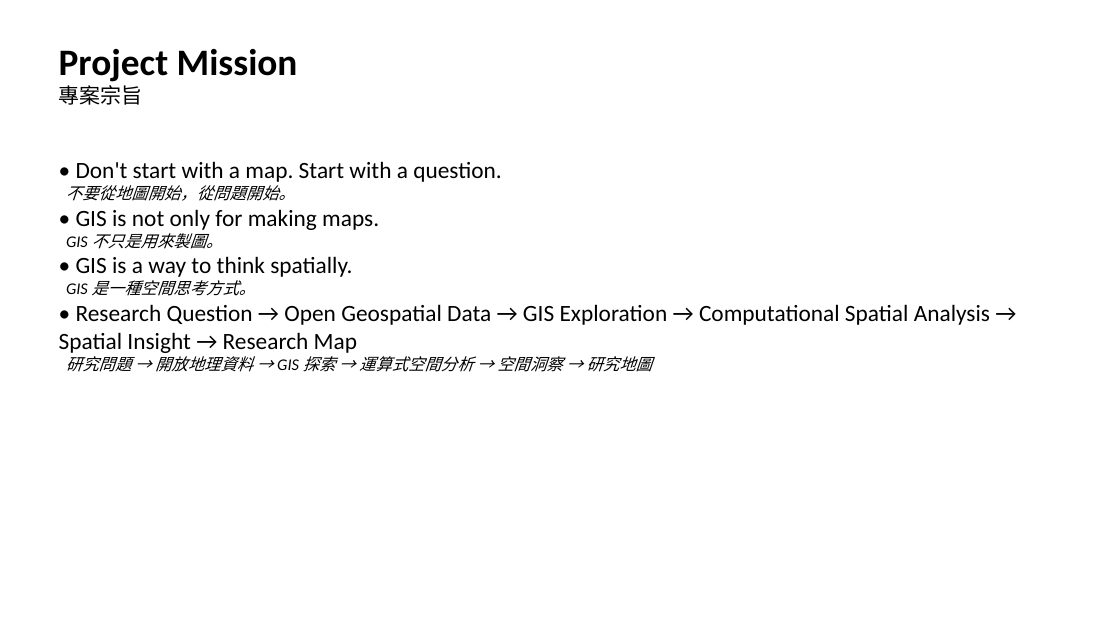
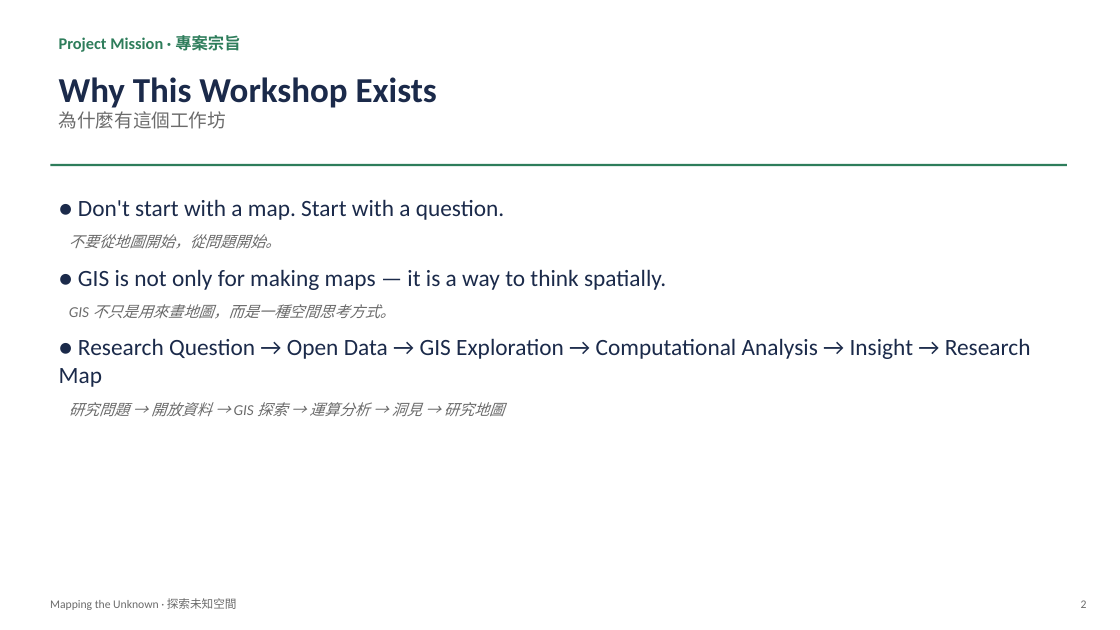
Before and after one commit to andrewwangarchnycu/gis-open-data-workshop-2026, a slide deck: slide 2 of Mapping_the_Unknown_Workshop.pptx. Drawn at 1120x630 pixels with LibreOffice and Linux fonts; fonts in the diff are those of the drawing. Boxes give left, top, right and bottom in pixels: in the first picture for what was removed or moved away, otherwise in the second. Text is boxed around its words. In the diff, an @@ line names an element or a change of style, - is before the commit and + after.

```diff
--- a/Mapping_the_Unknown_Workshop.pptx
+++ b/Mapping_the_Unknown_Workshop.pptx
@@ text at [59,35,240,52]: text changed; size 32 to 14 pt; text colour #000000 to #2E7D5B @@
-Project Mission
-專案宗旨
+Project Mission · 專案宗旨
@@ text added at [59,77,437,129], 30 pt, text #1B2A4A, bold @@
+Why This Workshop Exists
+為什麼有這個工作坊
@@ rectangle added at [50,164,1067,166], fill #2E7D5B @@
@@ text "● Don't start with a ...": place and size @@
-text "● Don't start with a ..." at [59,161,990,372]
+text "● Don't start with a ..." at [59,199,1031,416]
@@ text at [78,199,505,220]: text changed; text colour #000000 to #1B2A4A @@
-• Don't start with a map. Start with a question.
+● Don't start with a map. Start with a question.
@@ text at [69,234,281,249]: size 14 to 13 pt, text colour #000000 to #6B6B6B in "不要從地圖開始，從問題開始。"; more space between paragraphs @@
@@ text at [59,269,1031,416]: text changed; text colour #000000 to #1B2A4A @@
-• GIS is not only for making maps.
-GIS 不只是用來製圖。
-• GIS is a way to think spatially.
-GIS 是一種空間思考方式。
-• Research Question → Open Geospatial Data → GIS Exploration → Computational Spatial Analysis → Spatial Insight → Research Map
-研究問題 → 開放地理資料 → GIS 探索 → 運算式空間分析 → 空間洞察 → 研究地圖
+● GIS is not only for making maps — it is a way to think spatially.
+GIS 不只是用來畫地圖，而是一種空間思考方式。
+● Research Question → Open Data → GIS Exploration → Computational Analysis → Insight → Research Map
+研究問題 → 開放資料 → GIS 探索 → 運算分析 → 洞見 → 研究地圖
@@ text added at [50,598,237,610], 10 pt, text #6B6B6B @@
+Mapping the Unknown · 探索未知空間
@@ text added at [1081,600,1087,608], 10 pt, text #6B6B6B @@
+2
```
Also in this commit, not shown: 6 other slides changed, 27 slides added, 14 slides removed, 14 other files.
